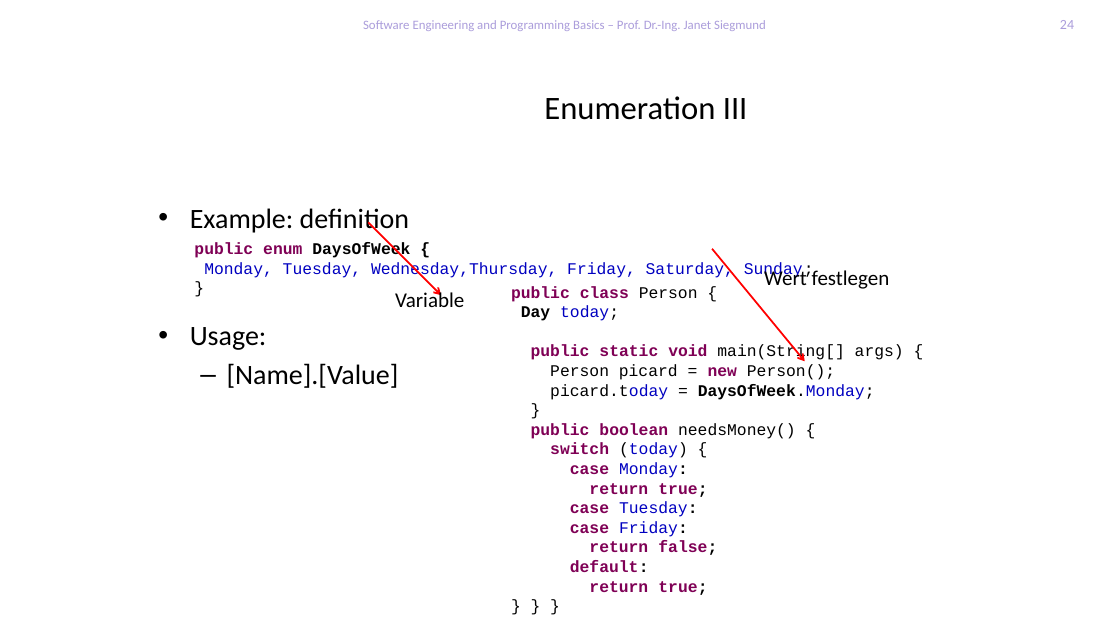
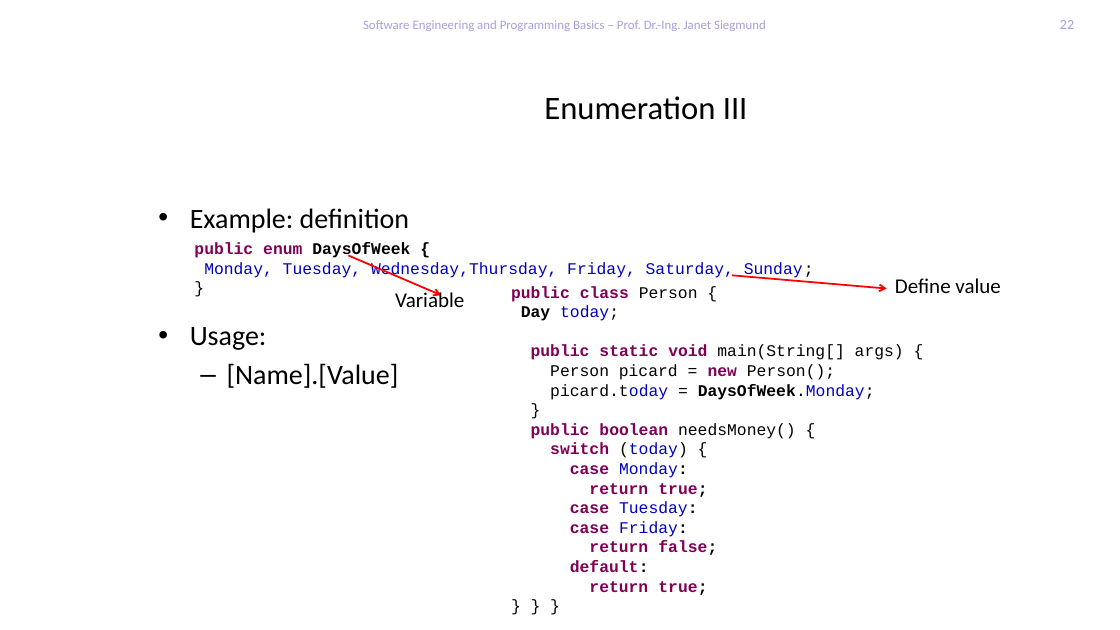
Before and after one commit to feigensp/lehre, a slide deck: slide 22 of se_prog/slides/07_EnumerationPackagesRecursion.pptx (slide 24 before the commit). Drawn at 1120x630 pixels with LibreOffice and Linux fonts; fonts in the diff are those of the drawing; background and template pictures are left out. Boxes give left, top, right and bottom in pixels: in the first picture for what was removed or moved away, otherwise in the second. Text is boxed around its words. In the diff, an @@ line names an element or a change of style, - is before the commit and + after.

```diff
--- a/se_prog/slides/07_EnumerationPackagesRecursion.pptx
+++ b/se_prog/slides/07_EnumerationPackagesRecursion.pptx
@@ page number at <box>1060,20,1074,29</box>: text changed @@
-24
+22
@@ arrow moved from (368, 223) - (441, 295) to (349, 255) - (441, 295) @@
@@ arrow moved from (712, 249) - (805, 361) to (732, 276) - (887, 289) @@
@@ text at <box>895,278,1000,293</box>: text changed @@
-Wert festlegen
+Define value
```
Also in this commit, not shown: 3 other slides changed, 3 slides removed, 7 other files.
